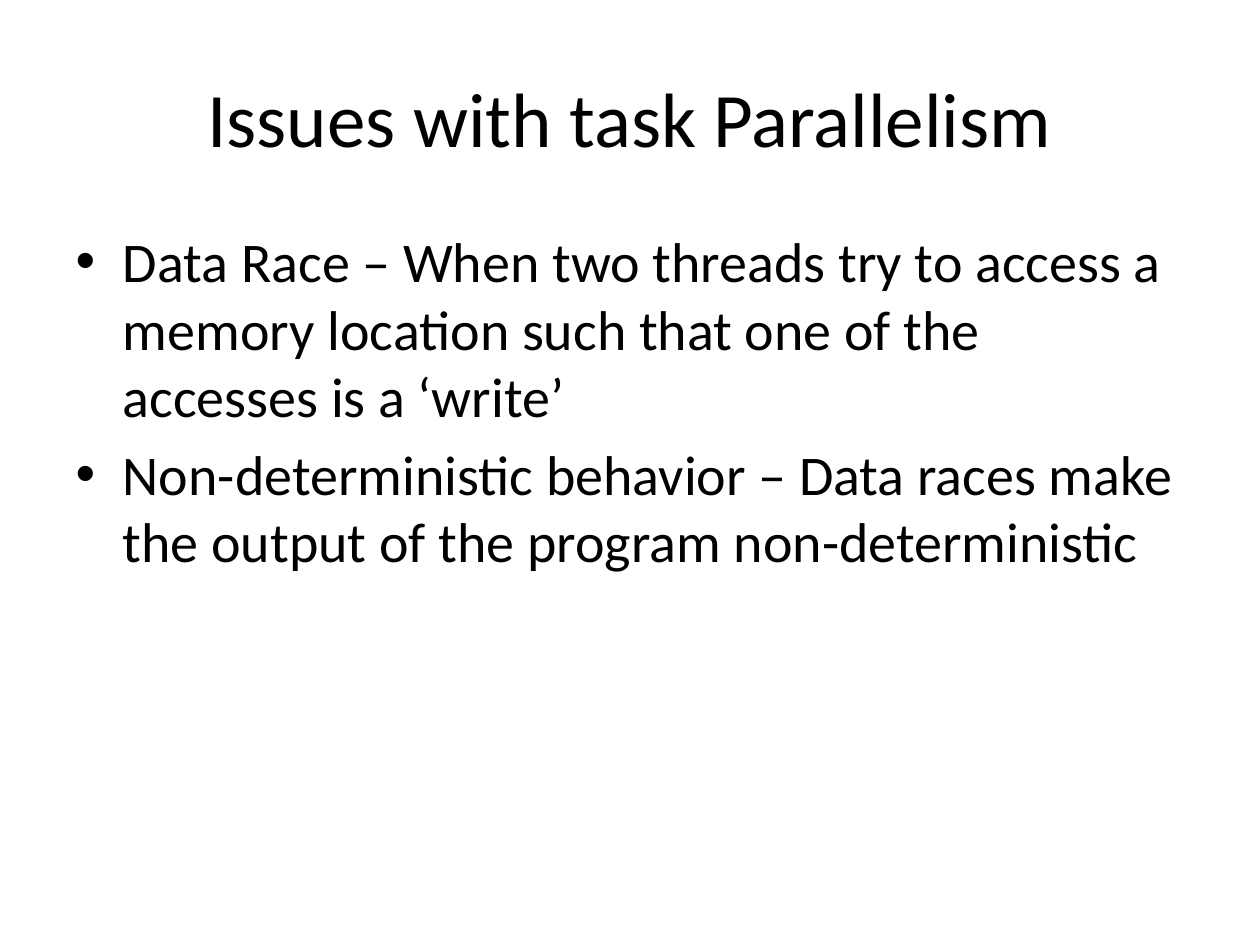
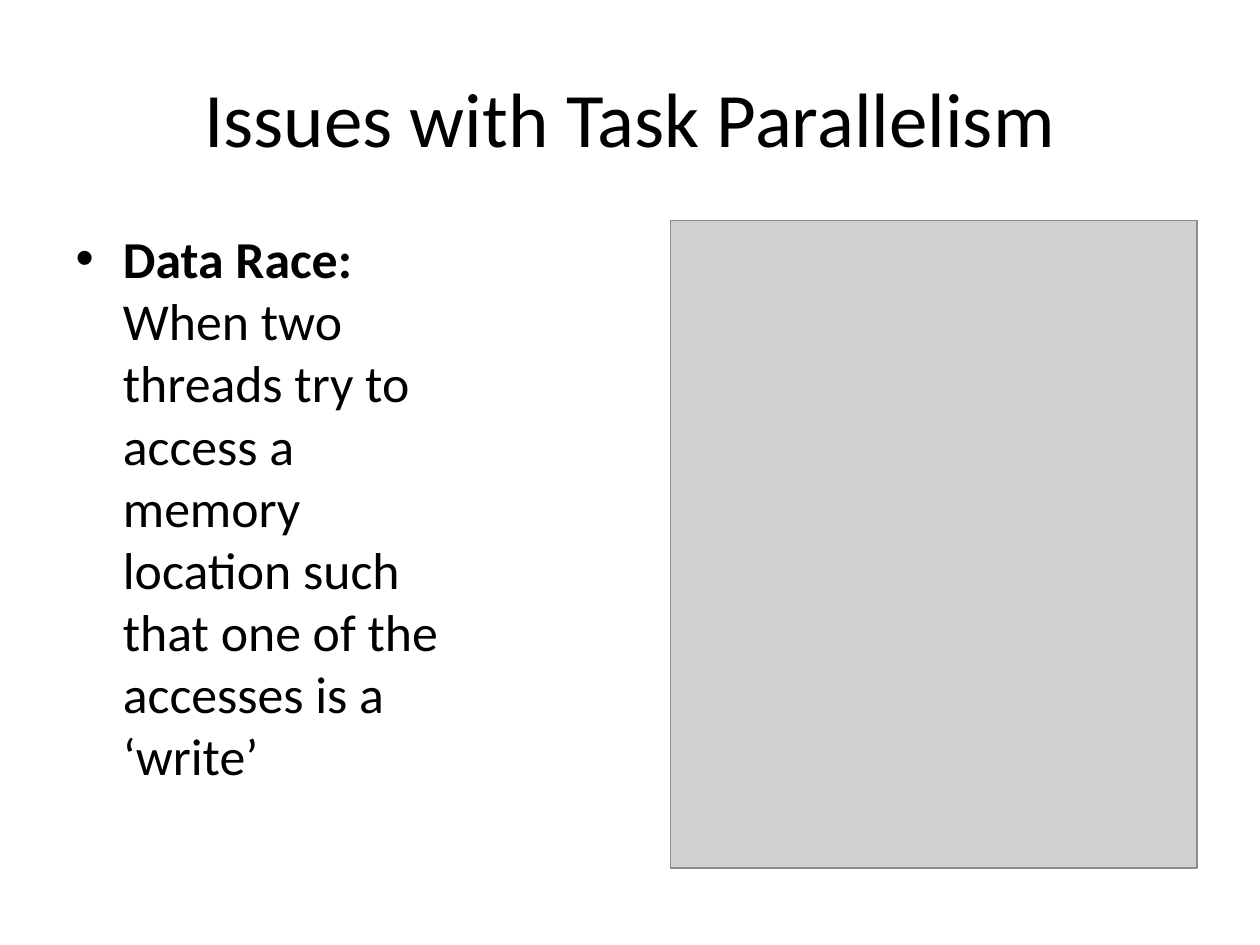
Before and after one commit to ericmercer/nakade-radha, a slide deck: slide 3 of proposal/ppt/SRC_2015.pptx. Drawn at 1260x945 pixels with LibreOffice and Linux fonts; fonts in the diff are those of the drawing; grey boxes stand for pictures. Boxes give left, top, right and bottom in pixels: in the first picture for what was removed or moved away, otherwise in the second. Text is boxed around its words. In the diff, an @@ line names an element or a change of style, - is before the commit and + after.

Commit message:
updated ppt

```diff
--- a/proposal/ppt/SRC_2015.pptx
+++ b/proposal/ppt/SRC_2015.pptx
@@ title at [204, 93, 1055, 148]: text changed @@
-Issues with task Parallelism
+Issues with Task Parallelism
@@ picture added at [670, 220, 1197, 868] @@
@@ text at [123, 244, 438, 714]: text changed; size 32 to 29.6 pt @@
-• Data Race – When two threads try to access a memory location such that one of the accesses is a ‘write’
-• Non-deterministic behavior – Data races make the output of the program non-deterministic
+• Data Race: When two threads try to access a memory location such that one of the accesses is a ‘write’
```
Also in this commit, not shown: 3 other slides changed, 1 slide added, 1 slide removed.
